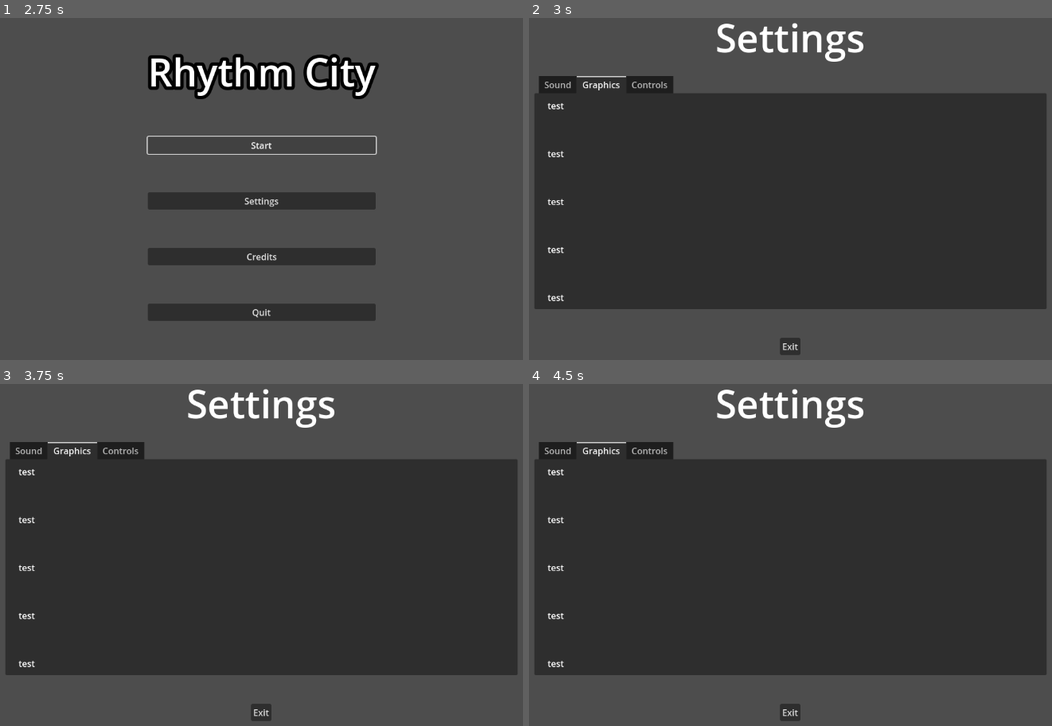
Above: before the commit, frames 1-4 (two rows, left to right).
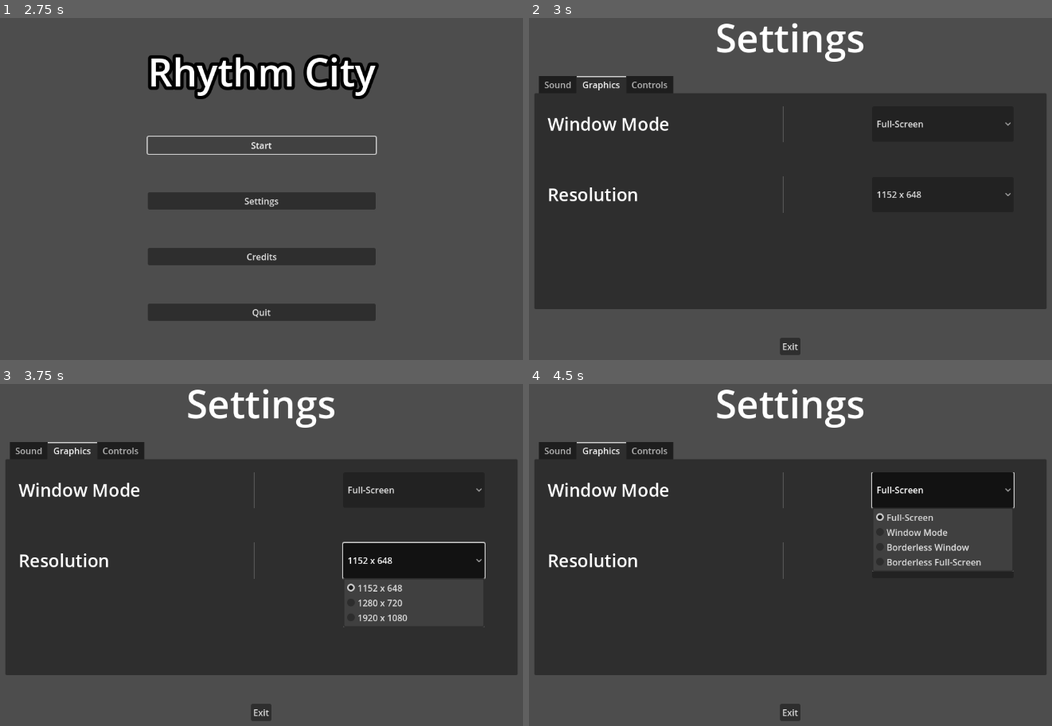
Above: after the commit, the same moments.

Repository: Hawkrex/ProjectRhythmCity-BbqJam25
Game: Godot game, scene res://start-menu.tscn
The game is run twice, just before and just after one commit, with the same random seed, the same clock (stepped at 60 frames per second) and the same inputs. The project has no main scene, so this scene is started directly.
Inputs (mouse positions are in pixels of both pictures, inside the frame that each line leads up to):
- Up to frame 1 (2.75 s): click "Start" at 0.5 s; click "Start" at 1.25 s; click "Start" at 2 s
- Up to frame 2 (3 s): click "Settings" at 2.75 s
- Up to frame 3 (3.75 s): click (413, 561) at 3.5 s, where only the run after the commit has a clickable "1152 x 648"
- Up to frame 4 (4.5 s): click (942, 490) at 4.25 s, where only the run after the commit has a clickable "Full-Screen"

Frame 1 is identical in both runs. In frame 2, 1.2% of the frame differs, in the area x 3-93%, y 24-83%; in frame 3, 4.3%; in frame 4, 4.5%.
Error before the commit: Invalid access of index '0' on a base object of type: 'Array[InputEvent]'. (res://settings/hotkeys_rebind_button.gd:28)

Commit message:
Graphic settings
Added graphic settings ( window mode and resolution)

Diff:
--- a/GodotProject/project.godot
+++ b/GodotProject/project.godot
@@ -17,3 +17,16 @@
 [dotnet]
 
 project/assembly_name="ProjectRhythmCity-BbqJam25"
+
+[input]
+
+play_music={
+"deadzone": 0.5,
+"events": [Object(InputEventKey,"resource_local_to_scene":false,"resource_name":"","device":-1,"window_id":0,"alt_pressed":false,"shift_pressed":false,"ctrl_pressed":false,"meta_pressed":false,"pressed":false,"keycode":0,"physical_keycode":81,"key_label":0,"unicode":97,"location":0,"echo":false,"script":null)
+]
+}
+open_menu={
+"deadzone": 0.5,
+"events": [Object(InputEventKey,"resource_local_to_scene":false,"resource_name":"","device":-1,"window_id":0,"alt_pressed":false,"shift_pressed":false,"ctrl_pressed":false,"meta_pressed":false,"pressed":false,"keycode":0,"physical_keycode":4194305,"key_label":0,"unicode":0,"location":0,"echo":false,"script":null)
+]
+}
--- a/GodotProject/settings/graphic_settings_buttons.tscn
+++ b/GodotProject/settings/graphic_settings_buttons.tscn
@@ -19,6 +19,7 @@
 layout_mode = 2
 theme_override_font_sizes/font_size = 32
 text = "BASE_LABEL"
+vertical_alignment = 1
 
 [node name="VSeparator" type="VSeparator" parent="HBoxContainer"]
 layout_mode = 2
--- /dev/null
+++ b/GodotProject/settings/resolution_mode_button.gd
@@ -0,0 +1,20 @@
+extends Control
+
+@onready var option_button = $HBoxContainer/OptionButton
+
+const RESOLUTION_DICTIONARY : Dictionary = {
+	"1152 x 648": Vector2i(1152, 648),
+	"1280 x 720": Vector2i(1280, 720),
+	"1920 x 1080": Vector2i(1920, 1080)
+}
+
+func _ready() -> void:
+	add_resolution_items()
+
+func add_resolution_items() -> void:
+	for resolution_size_text in RESOLUTION_DICTIONARY:
+		option_button.add_item(resolution_size_text)
+
+
+func _on_option_button_item_selected(index: int) -> void:
+	DisplayServer.window_set_size(RESOLUTION_DICTIONARY.value[index])
--- a/GodotProject/settings/resolution_mode_button.tscn
+++ b/GodotProject/settings/resolution_mode_button.tscn
@@ -1,5 +1,12 @@
-[gd_scene load_steps=2 format=3 uid="uid://diy41guki3v6n"]
+[gd_scene load_steps=3 format=3 uid="uid://diy41guki3v6n"]
 
 [ext_resource type="PackedScene" uid="uid://daks0bulwm4a" path="res://settings/graphic_settings_buttons.tscn" id="1_xq8qo"]
+[ext_resource type="Script" path="res://settings/resolution_mode_button.gd" id="2_x1v4s"]
 
 [node name="resolution_mode_button" instance=ExtResource("1_xq8qo")]
+script = ExtResource("2_x1v4s")
+
+[node name="Label" parent="HBoxContainer" index="0"]
+text = "Resolution"
+
+[connection signal="item_selected" from="HBoxContainer/OptionButton" to="." method="_on_option_button_item_selected"]
--- a/GodotProject/settings/settings_tabs.tscn
+++ b/GodotProject/settings/settings_tabs.tscn
@@ -1,6 +1,8 @@
-[gd_scene load_steps=2 format=3 uid="uid://0anfw5ubyut3"]
+[gd_scene load_steps=4 format=3 uid="uid://0anfw5ubyut3"]
 
 [ext_resource type="PackedScene" uid="uid://dat758oilqbv0" path="res://settings/hotkeys_rebind_button.tscn" id="1_mmvfr"]
+[ext_resource type="PackedScene" uid="uid://bp5jauj3wcdaa" path="res://settings/windows_mode_button.tscn" id="1_qa8kl"]
+[ext_resource type="PackedScene" uid="uid://diy41guki3v6n" path="res://settings/resolution_mode_button.tscn" id="2_3npbx"]
 
 [node name="settings_tabs" type="Control"]
 layout_mode = 3
@@ -81,29 +83,18 @@
 theme_override_constants/margin_right = 24
 theme_override_constants/margin_bottom = 24
 
-[node name="VBoxContainer" type="VBoxContainer" parent="TabContainer/Graphics/MarginContainer"]
+[node name="ScrollContainer" type="ScrollContainer" parent="TabContainer/Graphics/MarginContainer"]
 layout_mode = 2
-theme_override_constants/separation = 64
 
-[node name="Label" type="Label" parent="TabContainer/Graphics/MarginContainer/VBoxContainer"]
+[node name="VBoxContainer" type="VBoxContainer" parent="TabContainer/Graphics/MarginContainer/ScrollContainer"]
 layout_mode = 2
-text = "test"
+theme_override_constants/separation = 128
 
-[node name="Label2" type="Label" parent="TabContainer/Graphics/MarginContainer/VBoxContainer"]
+[node name="windows_mode_button" parent="TabContainer/Graphics/MarginContainer/ScrollContainer/VBoxContainer" instance=ExtResource("1_qa8kl")]
 layout_mode = 2
-text = "test"
 
-[node name="Label3" type="Label" parent="TabContainer/Graphics/MarginContainer/VBoxContainer"]
+[node name="resolution_mode_button" parent="TabContainer/Graphics/MarginContainer/ScrollContainer/VBoxContainer" instance=ExtResource("2_3npbx")]
 layout_mode = 2
-text = "test"
-
-[node name="Label4" type="Label" parent="TabContainer/Graphics/MarginContainer/VBoxContainer"]
-layout_mode = 2
-text = "test"
-
-[node name="Label5" type="Label" parent="TabContainer/Graphics/MarginContainer/VBoxContainer"]
-layout_mode = 2
-text = "test"
 
 [node name="Controls" type="TabBar" parent="TabContainer"]
 visible = false
--- a/GodotProject/settings/windows_mode_button.gd
+++ b/GodotProject/settings/windows_mode_button.gd
@@ -1,6 +1,6 @@
 extends Control
 
-@onready var options_button = $HboxContainer/OptionsButton
+@onready var options_button = $HBoxContainer/OptionButton
 
 const WINDOW_MODE_ARRAY : Array[String] = [
 	"Full-Screen",
@@ -8,6 +8,14 @@
 	"Borderless Window",
 	"Borderless Full-Screen"
 ]
+
+func _ready() -> void:
+	add_window_mode_items()
+
+func add_window_mode_items() -> void:
+	for window_mode in WINDOW_MODE_ARRAY:
+		options_button.add_item(window_mode)
+
 
 func _on_option_button_item_selected(index: int) -> void:
 	match index:
--- a/GodotProject/settings/windows_mode_button.tscn
+++ b/GodotProject/settings/windows_mode_button.tscn
@@ -6,4 +6,7 @@
 [node name="windows_mode_button" instance=ExtResource("1_rtlr8")]
 script = ExtResource("2_xb1vn")
 
+[node name="Label" parent="HBoxContainer" index="0"]
+text = "Window Mode"
+
 [connection signal="item_selected" from="HBoxContainer/OptionButton" to="." method="_on_option_button_item_selected"]
